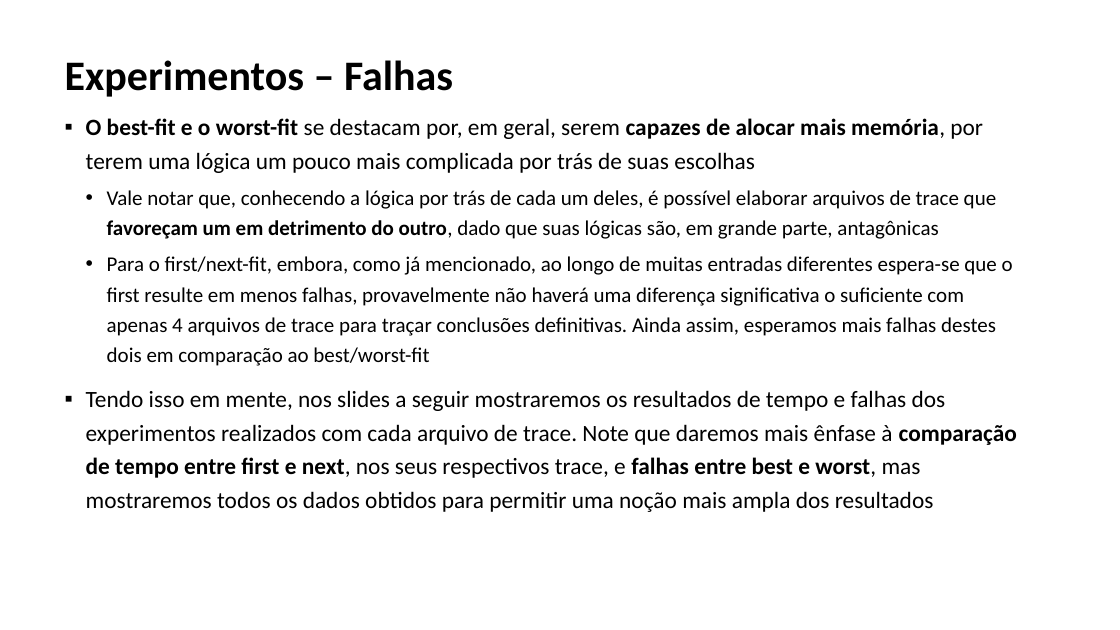
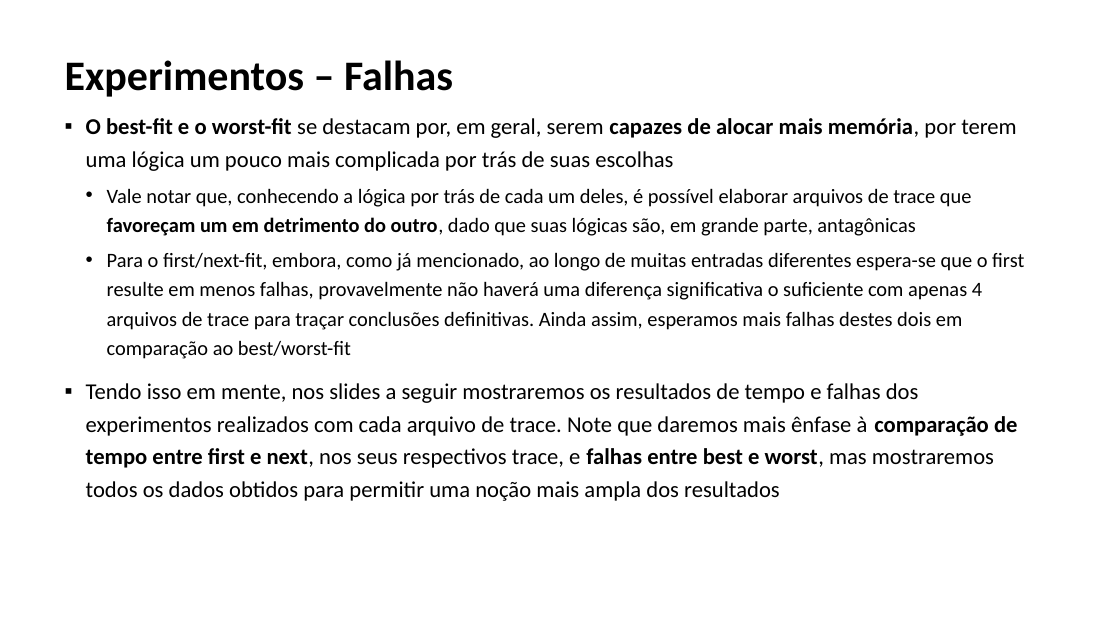
Before and after one commit to MagoDaZueira/MAC0422-EPs, a slide deck: slide 6 of EP3/apresentação/slides.pptx. Drawn at 1120x630 pixels with LibreOffice and Linux fonts; fonts in the diff are those of the drawing. Boxes give left, top, right and bottom in pixels: in the first picture for what was removed or moved away, otherwise in the second. Text is boxed around its words. In the diff, an @@ line names an element or a change of style, - is before the commit and + after.

```diff
--- a/EP3/apresentação/slides.pptx
+++ b/EP3/apresentação/slides.pptx
@@ text "O best-fit e o worst-fit ..." at bbox=[86, 118, 1024, 501]: size 20 to 19.4 pt in "O best-fit e o worst-fit se destacam ...", "Tendo isso em mente, nos slides a ..."; size 18 to 17.5 pt in "Vale notar que, conhecendo a lógica por ...", "Para o first/next-fit, embora, como já mencionado, ..." @@
```
Also in this commit, not shown: 5 other slides changed, 1 slide added, 25 other files.
